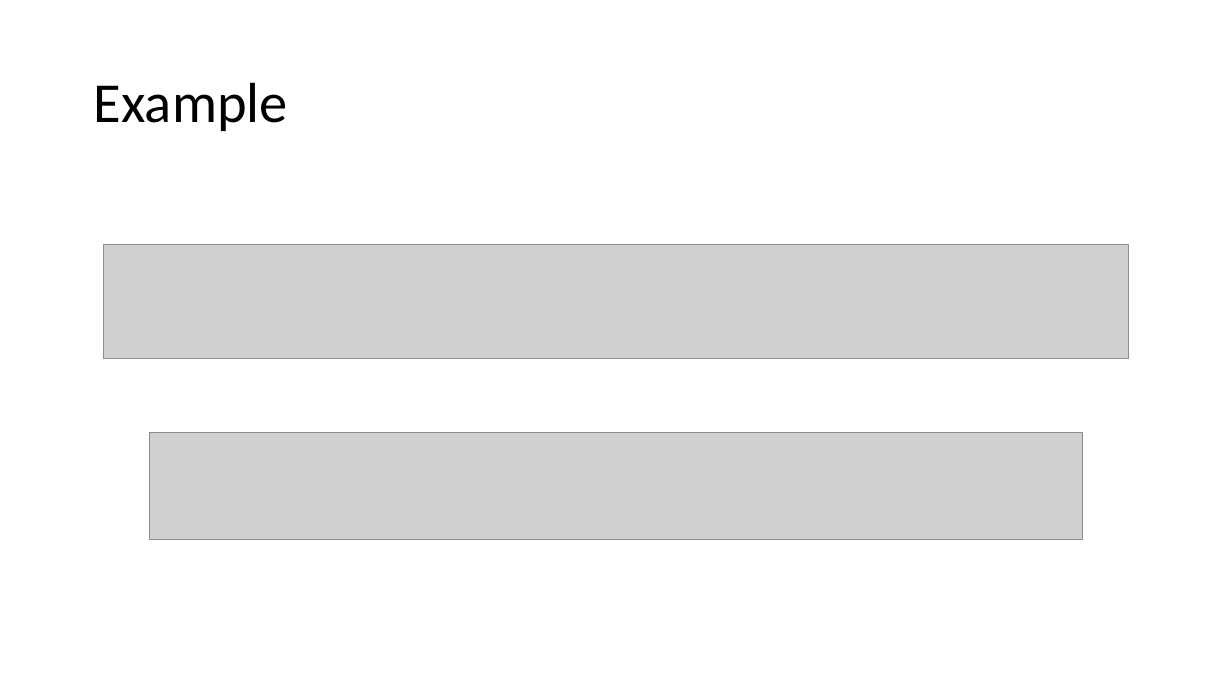
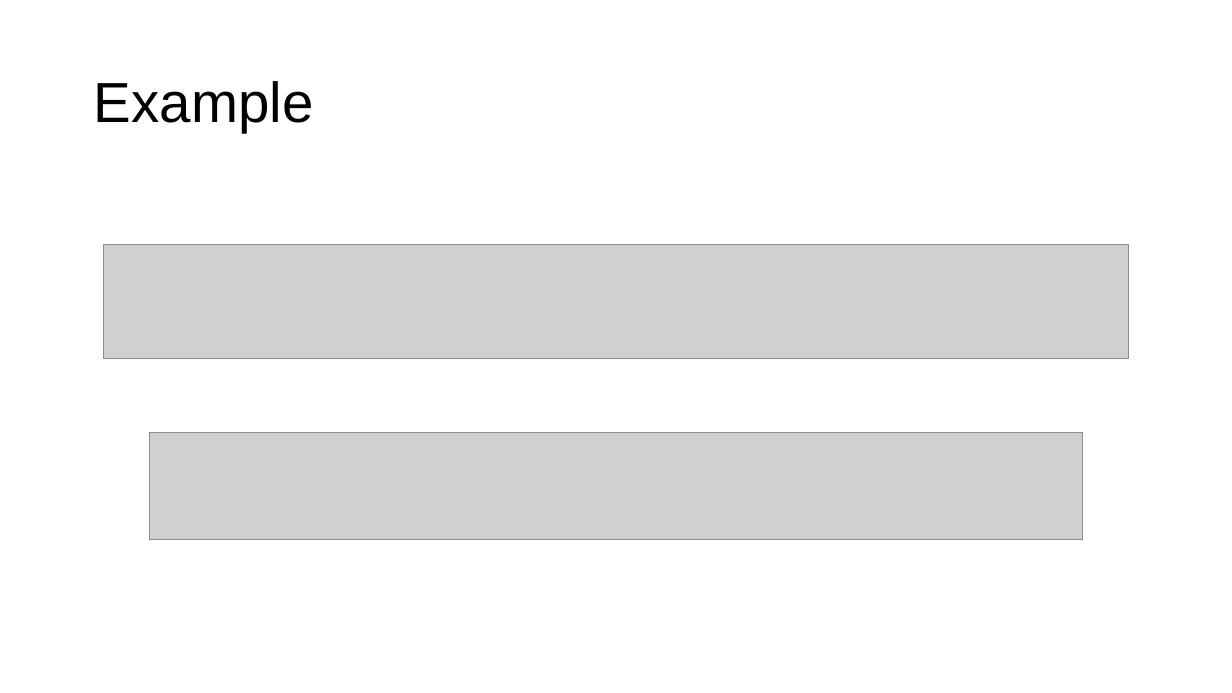
Before and after one commit to JoZonneveld/TCR-python-lessons, a slide deck: slide 10 of Lessons/Lesson 1/Introduction to Python.pptx. Drawn at 1232x693 pixels with LibreOffice and Linux fonts; fonts in the diff are those of the drawing; grey boxes stand for pictures; background and template pictures are left out. Boxes give left, top, right and bottom in pixels: in the first picture for what was removed or moved away, otherwise in the second. Text is boxed around its words. In the diff, an @@ line names an element or a change of style, - is before the commit and + after.

```diff
--- a/Lessons/Lesson 1/Introduction to Python.pptx
+++ b/Lessons/Lesson 1/Introduction to Python.pptx
@@ text "Example" at [94,81,314,132]: font Calibri to Arial @@
```
Also in this commit, not shown: 23 other slides changed, 2 other files.
